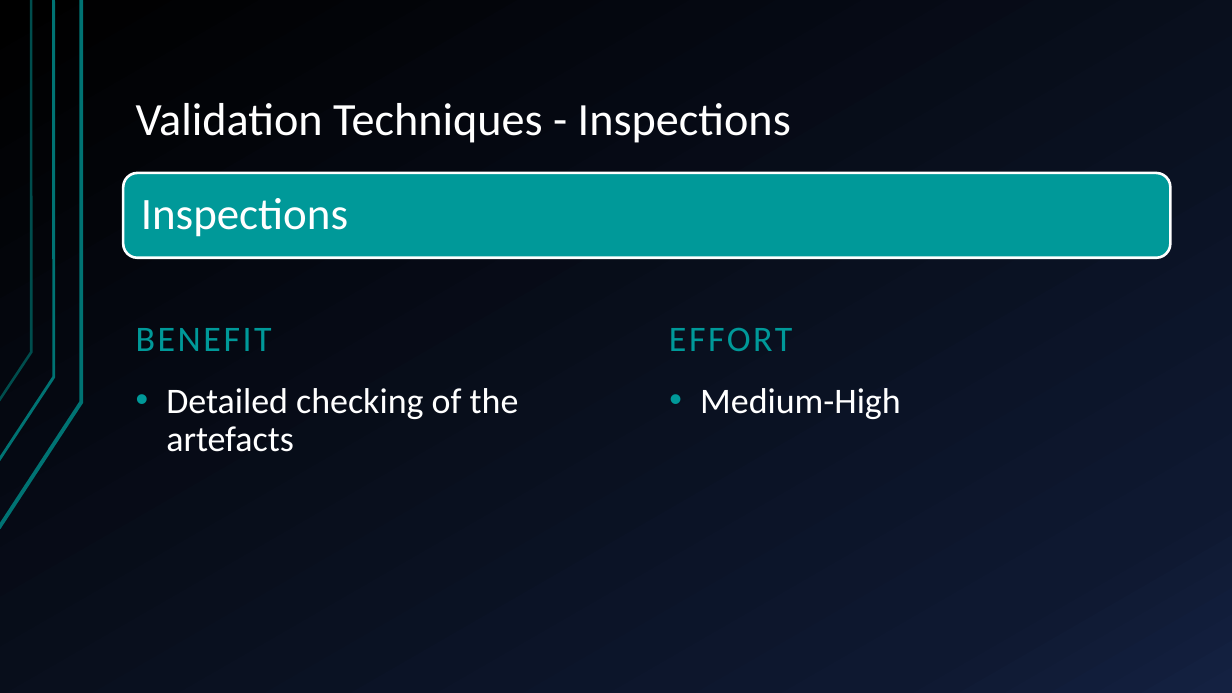
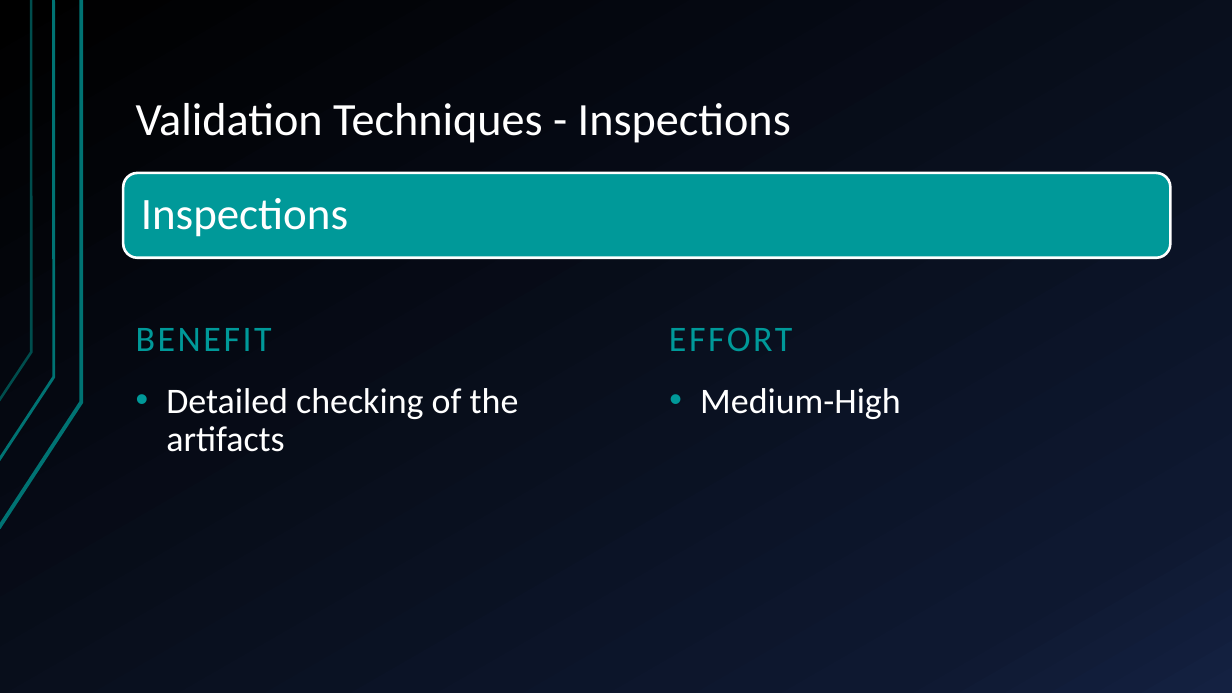
Before and after one commit to Malafas/FEUP-MESW-ERMS-Validation, a slide deck: slide 14 of Presentation.pptx. Drawn at 1232x693 pixels with LibreOffice and Linux fonts; fonts in the diff are those of the drawing. Boxes give left, top, right and bottom in pixels: in the first picture for what was removed or moved away, otherwise in the second. Text is boxed around its words. In the diff, an @@ line names an element or a change of style, - is before the commit and + after.

```diff
--- a/Presentation.pptx
+++ b/Presentation.pptx
@@ text at <box>166,388,519,452</box>: text changed @@
-• Detailed checking of the artefacts
+• Detailed checking of the artifacts
```
Also in this commit, not shown: 15 other slides changed, 1 slide added, 1 slide removed, 1 other file.
